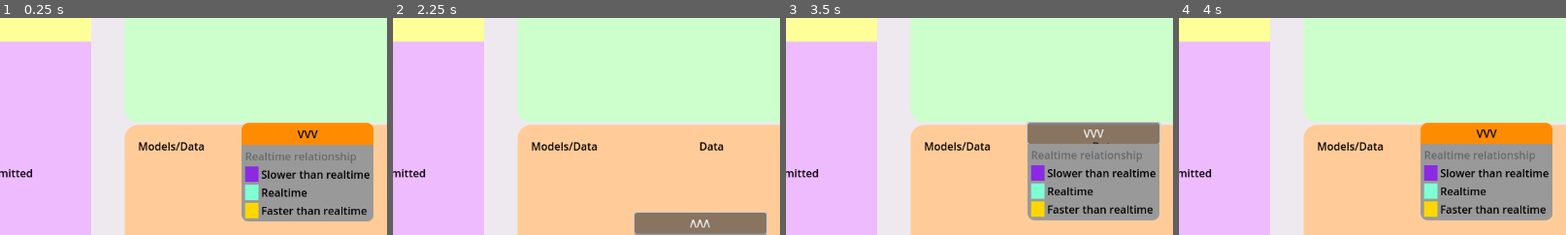
Above: before the commit, frames 1-4 (left to right).
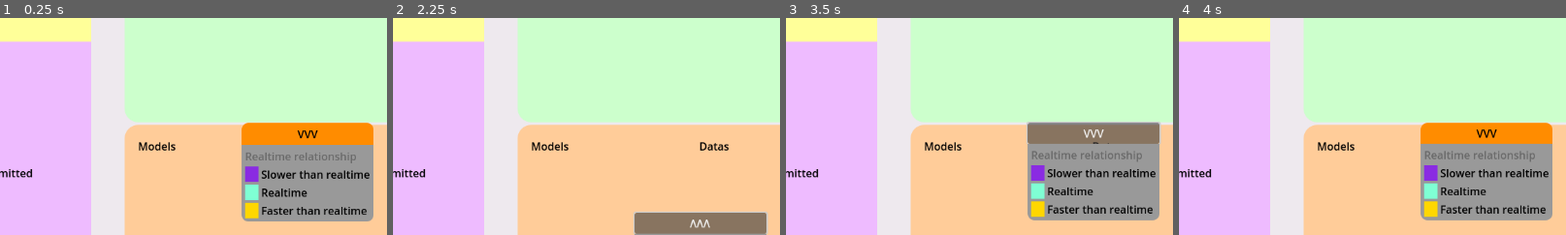
Above: after the commit, the same moments.

Repository: oakeslab-polymtl/DTInsight
Game: Godot game, scene res://MainScene/MainScene.tscn
The game is run twice, just before and just after one commit, with the same random seed, the same clock (stepped at 60 frames per second) and the same inputs.
Inputs:
- Up to frame 1 (0.25 s): no input
- Up to frame 2 (2.25 s): click "Dump" at 0.5 s; click "Call Fuseki" at 1.25 s; click "VVV" at 2 s
- Up to frame 3 (3.5 s): click "ΛΛΛ" at 2.75 s
- Up to frame 4 (4 s): click "Dump" at 3.5 s
The pictures show only the part of the screen within x 50-100%, y 50-100%; the shares and areas given below are measured in that part.

The runs differ from the first frame. In frame 1, 0.2% of the frame differs, in the area x 45-53%, y 57-62%; in frame 2, 0.2%, in the area x 45-87%, y 57-62%; in frame 3, 0.2%; in frame 4, 0.2%.
Error in both runs: Attempt to call function 'store_string' in base 'null instance' on a null instance. (res://Fuseki/Dump/FusekiDumper.gd:57)

Commit message:
Model and data label correction

Diff:
--- a/DTContainer/DT&PTContainer.tscn
+++ b/DTContainer/DT&PTContainer.tscn
@@ -264,7 +264,7 @@
 size_flags_horizontal = 0
 size_flags_vertical = 0
 theme_override_colors/font_color = Color(0, 0, 0, 1)
-text = "Models/Data
+text = "Models
 "
 
 [node name="DataContainer" type="HBoxContainer" parent="DTContainer/ModelsDAtaPanel/ModelsDataContainer"]
@@ -277,4 +277,4 @@
 size_flags_horizontal = 0
 size_flags_vertical = 0
 theme_override_colors/font_color = Color(0, 0, 0, 1)
-text = "Data"
+text = "Datas"
